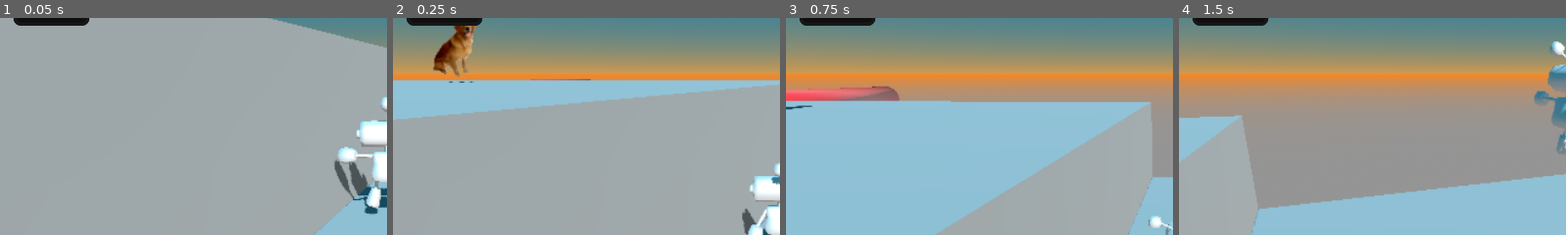
Above: before the commit, frames 1-4 (left to right).
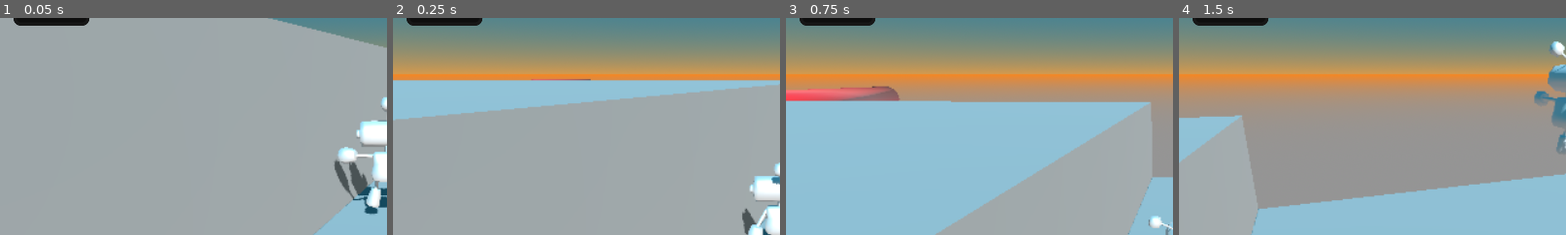
Above: after the commit, the same moments.

Repository: fliposab/ProgettoStage
Game: Godot game, scene res://levels/test_level.tscn
Two runs of this game, one before a commit and one after it. Both use one fixed random seed, a clock stepped at 60 frames per second and the inputs below.
Inputs:
- Up to frame 1 (0.05 s): no input
- Up to frame 2 (0.25 s): no input
- Up to frame 3 (0.75 s): hold D (move_right) from 0.53 s (still down); hold E (interact) from 0.53 s (still down)
- Up to frame 4 (1.5 s): tap Space (jump) at 0.77, 0.8, 1.07, 1.35 s; release D (move_right) at 1.28 s; release E (interact) at 1.28 s; hold Q (interact_go_back) from 1.28 s (still down)
The pictures show only the part of the screen within x 0-50%, y 8-58%; the shares and areas given below are measured in that part.

The runs differ from the first frame. In frame 2, 1.5% of the frame differs, in the area x 10-22%, y 3-30%; in frame 3, less than 0.1%; in frame 4, less than 0.1%.

Commit message:
decision tree

Diff:
--- a/Sviluppo/Godot/code/level/assets/fall_area.gd
+++ b/Sviluppo/Godot/code/level/assets/fall_area.gd
@@ -6,13 +6,15 @@
 @onready var fade : Control = $Fade
 
 func _on_body_entered(body: Node3D) -> void:
-	if !body is Player:
-		return
-	var player : Player = body
-	timer.start()
-	fade.play_fade()
-	await timer.timeout
-	respawn_player(player)
+	if body is Player:
+		var player : Player = body
+		timer.start()
+		fade.play_fade()
+		await timer.timeout
+		respawn_player(player)
+	elif body is TrainingImage:
+		body.return_to_spawn()
+
 
 func respawn_player(player: Player)->void:
 	player.return_to_respawn_point()
--- a/Sviluppo/Godot/code/level/assets/training_image.gd
+++ b/Sviluppo/Godot/code/level/assets/training_image.gd
@@ -1,5 +1,31 @@
 extends CharacterBody3D
 class_name TrainingImage
 
+@export var id : String
+
+var _spawn_position : Vector3
+var holding : bool = false
+var og_parent : Node
+
+func _ready()->void:
+	og_parent = get_parent()
+	_spawn_position = global_position
+
 func _physics_process(delta: float) -> void:
+	if !is_on_floor() and !holding:
+		velocity -= -get_gravity()*delta
 	move_and_slide()
+
+func return_to_spawn()->void:
+	if holding:
+		move_node(og_parent, false)
+	global_position = _spawn_position
+
+func move_node(new_parent, grab = true): # node - the node that you want to move, new_parent - where you want to move the node
+	var keep_position : Vector3 = global_position
+	self.get_parent().remove_child(self) # Get node's parent and remove node from it
+	new_parent.add_child(self) # Add node to new parent as a child
+	if grab:
+		position = Vector3(0.0,5.0,0.0)
+	else:
+		global_position = keep_position - Vector3(0.0,0.55,0.0)
--- /dev/null
+++ b/Sviluppo/Godot/code/level/decision_tree/decision_node.gd
@@ -0,0 +1,22 @@
+extends Node3D
+class_name DecisionNode
+
+@export var id : String
+@export var is_final : bool = false
+@onready var ui : Control = $Control
+
+func _on_area_3d_body_entered(body: Node3D) -> void:
+	if body is TrainingImage:
+		if is_final and body.id == id:
+			#play_effect
+			return
+		elif is_final:
+			#play
+			body.return_to_spawn()
+			return
+	else:
+		ui.show()
+
+func _on_area_3d_body_exited(body: Node3D) -> void:
+	if body is Player:
+		ui.hide()
--- a/Sviluppo/Godot/code/level/linear_regression/lr_graph.gd
+++ b/Sviluppo/Godot/code/level/linear_regression/lr_graph.gd
@@ -61,6 +61,6 @@
 
 func position_line(point1: Vector3, point2: Vector3)->void:
 	var sum : Vector3 = Vector3(point1.x+point2.x, point1.y+point2.y, point1.z+point2.z)
-	var new_position : Vector3 = Vector3(sum.x/2.0,global_position.y-0.2,sum.z/2.0)
+	var new_position : Vector3 = Vector3(sum.x/2.0,global_position.y-0.22,sum.z/2.0)
 	line.look_at(point1)
 	line.global_position = new_position
--- a/Sviluppo/Godot/code/player.gd
+++ b/Sviluppo/Godot/code/player.gd
@@ -13,6 +13,12 @@
 @onready var _model_player : AnimationPlayer = $Model/AnimationPlayer
 @onready var _respawn_point : RespawnPoint = $RespawnPoint
 @onready var _movement_node : PlayerMovement = $Misc/Movement
+@onready var _bone_attachment : BoneAttachment3D = $Model/Armature/Skeleton3D/BoneAttachment3D
+
+var grab_item : Node3D
+var can_grab : bool = false
+var is_holding : bool = false
+var hold_item : Node3D
 
 func _physics_process(delta: float) -> void:
 	check_if_on_floor(delta)
@@ -57,3 +63,28 @@
 
 func change_state(state: String, msg := {})->void:
 	_state_machine.transition_to(state, msg)
+
+func set_grab_item(body: Node3D)->void:
+	grab_item = body
+	if body:
+		can_grab = true
+	else:
+		can_grab = false
+
+func set_hold_item(body: Node3D)->void:
+	hold_item = body
+
+func carry()->void:
+	#_bone_attachment.add_child(grab_item)
+	grab_item.move_node(_bone_attachment)
+	grab_item.holding = true
+
+func release()->void:
+	#_bone_attachment.remove_child(grab_item)
+	hold_item.move_node(hold_item.og_parent, false)
+	hold_item.holding = false
+
+func reset_grab_item(body: Node3D) -> void:
+	await get_tree().process_frame
+	grab_item = null
+	can_grab = false
--- /dev/null
+++ b/Sviluppo/Godot/code/player/grab_area.gd
@@ -0,0 +1,13 @@
+extends Area3D
+class_name GrabArea
+
+@onready var ui : Control = $Control
+
+func _ready()->void:
+	ui.hide()
+
+func _on_body_entered(body: Node3D) -> void:
+	ui.show()
+
+func _on_body_exited(body: Node3D) -> void:
+	ui.hide()
--- /dev/null
+++ b/Sviluppo/Godot/code/state_machine/states/grab_state.gd
@@ -0,0 +1,18 @@
+extends State
+
+func enter(previous_state_path, _msg:={})->void :
+	player.carry()
+	player.set_hold_item(player.grab_item)
+	player.play("grab")
+	player.can_grab = false
+	$Timer.start()
+
+func physics_update(delta: float)->void:
+	player.velocity = Vector3.ZERO
+
+func _on_timer_timeout() -> void:
+	finished.emit("Idle")
+
+func exit():
+	player.can_grab = true
+	player.is_holding = true
--- a/Sviluppo/Godot/code/state_machine/states/ground_move.gd
+++ b/Sviluppo/Godot/code/state_machine/states/ground_move.gd
@@ -1,7 +1,10 @@
 extends State
 
 func enter(previous_state_path, _msg:={})->void :
-	player.play("run")
+	if player.is_holding:
+		player.play("run_grab")
+	else:
+		player.play("run")
 
 func physics_update(delta: float)->void:
 	player.get_move_input(delta, 0.1)
@@ -15,3 +18,5 @@
 	if !player.is_on_floor():
 		finished.emit("Air")
 		return
+	if Input.is_action_just_pressed("interact") and player.grab_item:
+		finished.emit("Grab")
--- a/Sviluppo/Godot/code/state_machine/states/player_ground_state.gd
+++ b/Sviluppo/Godot/code/state_machine/states/player_ground_state.gd
@@ -3,7 +3,10 @@
 func enter(previous_state_path, _msg:={})->void :
 	if _msg.has("reset_camera"):
 		player.reset_camera()
-	player.play("idle")
+	if player.is_holding:
+		player.play("idle_grab")
+	else:
+		player.play("idle")
 	player.set_respawn_point()
 
 func physics_update(delta: float)->void:
@@ -18,3 +21,7 @@
 	if !player.is_on_floor():
 		finished.emit("Air")
 		return
+	if Input.is_action_just_pressed("interact") and player.grab_item and player.can_grab:
+		finished.emit("Grab")
+	if Input.is_action_just_pressed("interact") and player.is_holding and player.can_grab:
+		finished.emit("Release")
--- a/Sviluppo/Godot/code/state_machine/states/player_jump_state.gd
+++ b/Sviluppo/Godot/code/state_machine/states/player_jump_state.gd
@@ -6,15 +6,24 @@
 	falling = false
 	if _msg.has("jump"):
 		player.velocity.y += player.jump
-		player.play("jump")
+		if player.is_holding:
+			player.play("jump_grab")
+		else:
+			player.play("jump")
 	else:
 		falling = true
-		player.play("fall_still")
+		if player.is_holding:
+			player.play("fall_still_grab")
+		else:
+			player.play("fall_still")
 
 
 func physics_update(delta: float)->void:
 	if player.velocity.y < 0.0 and !falling:
-		player.play("fall")
+		if player.is_holding:
+			player.play("fall_grab")
+		else:
+			player.play("fall")
 		falling = true
 	player.get_move_input(delta, 0.03)
 	if player.is_on_floor():
--- /dev/null
+++ b/Sviluppo/Godot/code/state_machine/states/release_state.gd
@@ -0,0 +1,18 @@
+extends State
+
+func enter(previous_state_path, _msg:={})->void :
+	player.play("release")
+	player.can_grab = false
+	$Timer.start()
+
+func physics_update(delta: float)->void:
+	player.velocity = Vector3.ZERO
+
+func _on_timer_timeout() -> void:
+	finished.emit("Idle")
+
+func exit():
+	player.release()
+	player.can_grab = true
+	player.is_holding = false
+	player.set_hold_item(null)
--- /dev/null
+++ b/Sviluppo/Godot/entities/Player/grab_area.tscn
@@ -0,0 +1,43 @@
+[gd_scene load_steps=4 format=3 uid="uid://bq5ldbsphh7ei"]
+
+[ext_resource type="Script" uid="uid://oxtn1dkvmkf3" path="res://code/player/grab_area.gd" id="1_8dr30"]
+[ext_resource type="StyleBox" uid="uid://dgpm7ei5xh82y" path="res://ui/styles/label_styles.tres" id="2_iyqr2"]
+
+[sub_resource type="BoxShape3D" id="BoxShape3D_8rie4"]
+size = Vector3(1, 1.32373, 1)
+
+[node name="GrabArea" type="Area3D"]
+collision_layer = 2
+collision_mask = 16
+script = ExtResource("1_8dr30")
+
+[node name="CollisionShape3D" type="CollisionShape3D" parent="."]
+transform = Transform3D(1, 0, 0, 0, 1, 0, 0, 0, 1, 0, 0.838135, -0.581138)
+shape = SubResource("BoxShape3D_8rie4")
+
+[node name="Control" type="Control" parent="."]
+layout_mode = 3
+anchors_preset = 15
+anchor_right = 1.0
+anchor_bottom = 1.0
+grow_horizontal = 2
+grow_vertical = 2
+
+[node name="Label" type="Label" parent="Control"]
+layout_mode = 1
+anchors_preset = 7
+anchor_left = 0.5
+anchor_top = 1.0
+anchor_right = 0.5
+anchor_bottom = 1.0
+offset_left = -20.0
+offset_top = -23.0
+offset_right = 20.0
+grow_horizontal = 2
+grow_vertical = 0
+theme_override_font_sizes/font_size = 32
+theme_override_styles/normal = ExtResource("2_iyqr2")
+text = "E: GRAB"
+
+[connection signal="body_entered" from="." to="." method="_on_body_entered"]
+[connection signal="body_exited" from="." to="." method="_on_body_exited"]
--- a/Sviluppo/Godot/entities/player.tscn
+++ b/Sviluppo/Godot/entities/player.tscn
@@ -16,7 +16,10 @@
 [ext_resource type="Script" uid="uid://bwysmcgwjxr43" path="res://code/state_machine/states/ground_move.gd" id="10_q0i8f"]
 [ext_resource type="Script" uid="uid://blhi14wa3153j" path="res://code/state_machine/states/interact_state.gd" id="12_oprnr"]
 [ext_resource type="PackedScene" uid="uid://c53auo3nnhq7r" path="res://entities/Player/collect_area.tscn" id="15_0i614"]
+[ext_resource type="Script" uid="uid://ppcj2kwmv24b" path="res://code/state_machine/states/grab_state.gd" id="15_cgp7q"]
+[ext_resource type="Script" uid="uid://j615waeyteij" path="res://code/state_machine/states/release_state.gd" id="16_1n8aq"]
 [ext_resource type="PackedScene" uid="uid://l6t1uan5ppyr" path="res://entities/shadow_decal.tscn" id="17_8rie4"]
+[ext_resource type="PackedScene" uid="uid://bq5ldbsphh7ei" path="res://entities/Player/grab_area.tscn" id="18_dp3pk"]
 
 [sub_resource type="CapsuleShape3D" id="CapsuleShape3D_qly61"]
 radius = 0.2
@@ -24,6 +27,7 @@
 
 [node name="Player" type="CharacterBody3D"]
 collision_layer = 2
+collision_mask = 17
 floor_max_angle = 0.523599
 script = ExtResource("1_merdl")
 speed = 400.0
@@ -35,38 +39,6 @@
 transform = Transform3D(-0.15, 0, -1.31134e-08, 0, 0.15, 0, 1.31134e-08, 0, -0.15, 0, 0, 0)
 
 [node name="Skeleton3D" parent="Model/Armature" index="0"]
-bones/1/position = Vector3(0, 3.84044, 0.138635)
-bones/1/rotation = Quaternion(-0.00596624, -1.02713e-25, 1.72353e-18, 0.999982)
-bones/2/rotation = Quaternion(0.00596624, 1.02915e-25, -1.72353e-18, 0.999982)
-bones/7/rotation = Quaternion(0.0233332, 0.363725, -0.878, 0.310284)
-bones/8/rotation = Quaternion(0.199701, -6.41515e-09, -6.62563e-08, 0.979857)
-bones/9/rotation = Quaternion(0.294851, -6.47267e-09, -1.2589e-07, 0.955543)
-bones/10/rotation = Quaternion(-0.0510753, -0.00363084, -0.112103, 0.992377)
-bones/11/rotation = Quaternion(0.049143, -0.289197, 0.905287, 0.307256)
-bones/12/rotation = Quaternion(0.0160817, 2.40546e-09, 4.32379e-08, 0.999871)
-bones/13/rotation = Quaternion(0.414254, 1.27188e-09, 2.22043e-07, 0.910161)
-bones/14/rotation = Quaternion(-0.0769091, 0.00363391, 0.112197, 0.990699)
-bones/15/rotation = Quaternion(0.960393, 0.0640046, -0.0960665, 0.253615)
-bones/15/scale = Vector3(1, 1, 1.00001)
-bones/16/rotation = Quaternion(0.25005, -1.56615e-09, 0.000772831, 0.968233)
-bones/17/rotation = Quaternion(0.410664, 4.00614e-08, 0.00126909, 0.911786)
-bones/18/rotation = Quaternion(-0.395764, 0.00117326, 0.036678, 0.917619)
-bones/19/rotation = Quaternion(0.981876, -0.0533215, 0.102285, 0.150379)
-bones/20/rotation = Quaternion(0.0445211, -1.4238e-07, -0.000137002, 0.999008)
-bones/21/rotation = Quaternion(0.53128, -9.09786e-08, -0.00164146, 0.847194)
-bones/22/rotation = Quaternion(-0.427598, -0.00119056, -0.0371349, 0.903205)
-bones/23/position = Vector3(0.973042, 2.18657, -3.93359e-08)
-bones/23/rotation = Quaternion(0.707106, 0.001093, 0.001093, 0.707106)
-bones/25/position = Vector3(1.19363, 3.19957, 1.31322)
-bones/26/position = Vector3(-0.973042, 2.18657, -3.93359e-08)
-bones/26/rotation = Quaternion(0.707106, -0.001093, -0.001093, 0.707106)
-bones/28/position = Vector3(-1.19363, 3.19957, 1.31322)
-bones/29/position = Vector3(2.80394, 4.56957, -0.373263)
-bones/29/rotation = Quaternion(-0.0503453, -0.0451223, -0.588757, 0.805478)
-bones/31/position = Vector3(2.65074, 6.18134, -3.18668)
-bones/32/position = Vector3(-2.80394, 4.56957, -0.373263)
-bones/32/rotation = Quaternion(-0.0503453, 0.0451224, 0.588757, 0.805478)
-bones/34/position = Vector3(-2.65074, 6.18134, -3.18668)
 script = ExtResource("3_kdgjc")
 
 [node name="SpringBoneSimulator3D" type="SpringBoneSimulator3D" parent="Model/Armature/Skeleton3D" index="1"]
@@ -91,9 +63,16 @@
 settings/0/enable_all_child_collisions = true
 settings/0/exclude_collision_count = 0
 
+[node name="BoneAttachment3D" type="BoneAttachment3D" parent="Model/Armature/Skeleton3D" index="2"]
+transform = Transform3D(1, 0, 0, 0, 1, 0, 0, 0, 1, 0, 0.0182943, 3.10808)
+bone_name = "object"
+bone_idx = 35
+
 [node name="Decal" parent="Model/Armature" index="1" instance=ExtResource("17_8rie4")]
 transform = Transform3D(-6.66667, 0, 5.82818e-07, 0, 6.66667, 0, -5.82818e-07, 0, -6.66667, 0.659412, -21.11, 5.76475e-08)
 distance_fade_enabled = true
+
+[node name="GrabArea" parent="Model" instance=ExtResource("18_dp3pk")]
 
 [node name="Misc" type="Node" parent="."]
 
@@ -129,6 +108,20 @@
 [node name="Interact" type="Node" parent="StateMachine"]
 script = ExtResource("12_oprnr")
 
+[node name="Grab" type="Node" parent="StateMachine"]
+script = ExtResource("15_cgp7q")
+
+[node name="Timer" type="Timer" parent="StateMachine/Grab"]
+wait_time = 0.5
+one_shot = true
+
+[node name="Release" type="Node" parent="StateMachine"]
+script = ExtResource("16_1n8aq")
+
+[node name="Timer" type="Timer" parent="StateMachine/Release"]
+wait_time = 0.5
+one_shot = true
+
 [node name="CameraRaycast" parent="." instance=ExtResource("5_qly61")]
 transform = Transform3D(1, 0, 0, 0, 1, 0, 0, 0, 1, 0, 0.56907, 0)
 speed = Vector2(1, 2)
@@ -150,6 +143,10 @@
 
 [node name="CollectArea" parent="." instance=ExtResource("15_0i614")]
 
+[connection signal="body_entered" from="Model/GrabArea" to="." method="set_grab_item"]
+[connection signal="body_exited" from="Model/GrabArea" to="." method="reset_grab_item"]
 [connection signal="changed" from="Misc/Collectibles" to="PlayerUI/PanelContainer" method="change_text_count"]
+[connection signal="timeout" from="StateMachine/Grab/Timer" to="StateMachine/Grab" method="_on_timer_timeout"]
+[connection signal="timeout" from="StateMachine/Release/Timer" to="StateMachine/Release" method="_on_timer_timeout"]
 
 [editable path="Model"]
--- /dev/null
+++ b/Sviluppo/Godot/levels/assets/decision_node.tscn
@@ -0,0 +1,66 @@
+[gd_scene load_steps=6 format=3 uid="uid://becejkmc1y65j"]
+
+[ext_resource type="Script" uid="uid://cyvik771hju76" path="res://code/level/decision_tree/decision_node.gd" id="1_2t767"]
+[ext_resource type="StyleBox" uid="uid://dgpm7ei5xh82y" path="res://ui/styles/label_styles.tres" id="2_88wmp"]
+
+[sub_resource type="CylinderShape3D" id="CylinderShape3D_88wmp"]
+height = 0.3
+radius = 1.8
+
+[sub_resource type="CylinderMesh" id="CylinderMesh_mpyy2"]
+top_radius = 1.8
+bottom_radius = 1.8
+
+[sub_resource type="CylinderShape3D" id="CylinderShape3D_qfduj"]
+height = 0.2
+radius = 1.75293
+
+[node name="DecisionNode" type="Node3D"]
+script = ExtResource("1_2t767")
+
+[node name="StaticBody3D" type="StaticBody3D" parent="."]
+
+[node name="CollisionShape3D" type="CollisionShape3D" parent="StaticBody3D"]
+transform = Transform3D(1, 0, 0, 0, 1, 0, 0, 0, 1, 0, 0.040581, 0)
+shape = SubResource("CylinderShape3D_88wmp")
+debug_color = Color(0, 0.6, 0.701961, 1)
+
+[node name="MeshInstance3D" type="MeshInstance3D" parent="StaticBody3D"]
+transform = Transform3D(1, 0, 0, 0, 0.15, 0, 0, 0, 1, 0, 0.040581, 0)
+mesh = SubResource("CylinderMesh_mpyy2")
+skeleton = NodePath("../..")
+
+[node name="Area3D" type="Area3D" parent="."]
+transform = Transform3D(1, 0, 0, 0, 1, 0, 0, 0, 1, 0, -0.157166, 0)
+collision_layer = 17
+collision_mask = 18
+
+[node name="CollisionShape3D" type="CollisionShape3D" parent="Area3D"]
+transform = Transform3D(1, 0, 0, 0, 1, 0, 0, 0, 1, 0, 0.355471, 0)
+shape = SubResource("CylinderShape3D_qfduj")
+debug_color = Color(0, 0.6, 0.701961, 1)
+
+[node name="Control" type="Control" parent="."]
+visible = false
+layout_mode = 3
+anchors_preset = 15
+anchor_right = 1.0
+anchor_bottom = 1.0
+grow_horizontal = 2
+grow_vertical = 2
+
+[node name="Label" type="Label" parent="Control"]
+layout_mode = 1
+anchors_preset = 5
+anchor_left = 0.5
+anchor_right = 0.5
+offset_left = -20.0
+offset_right = 20.0
+offset_bottom = 23.0
+grow_horizontal = 2
+theme_override_font_sizes/font_size = 32
+theme_override_styles/normal = ExtResource("2_88wmp")
+text = "QUESTION_1"
+
+[connection signal="body_entered" from="Area3D" to="." method="_on_area_3d_body_entered"]
+[connection signal="body_exited" from="Area3D" to="." method="_on_area_3d_body_exited"]
--- /dev/null
+++ b/Sviluppo/Godot/levels/assets/decision_tree.tscn
@@ -0,0 +1,37 @@
+[gd_scene load_steps=3 format=3 uid="uid://cona58iu8eeah"]
+
+[ext_resource type="PackedScene" uid="uid://becejkmc1y65j" path="res://levels/assets/decision_node.tscn" id="1_cftd1"]
+
+[sub_resource type="BoxShape3D" id="BoxShape3D_8e6fb"]
+size = Vector3(44.9336, 30, 1.96582)
+
+[node name="DecisionTree" type="Node3D"]
+
+[node name="Nodes" type="Node3D" parent="."]
+transform = Transform3D(1, 0, 0, 0, 1, 0, 0, 0, 1, 0, 0.0700061, 0)
+
+[node name="DecisionNode" parent="Nodes" instance=ExtResource("1_cftd1")]
+
+[node name="DecisionNode2" parent="Nodes" instance=ExtResource("1_cftd1")]
+transform = Transform3D(1, 0, 0, 0, 1, 0, 0, 0, 1, 4, 3, 0)
+
+[node name="DecisionNode3" parent="Nodes" instance=ExtResource("1_cftd1")]
+transform = Transform3D(1, 0, 0, 0, 1, 0, 0, 0, 1, -4, 3, 0)
+
+[node name="DecisionNode4" parent="Nodes" instance=ExtResource("1_cftd1")]
+transform = Transform3D(1, 0, 0, 0, 1, 0, 0, 0, 1, -8, 6, 0)
+id = "golden_retriever"
+is_final = true
+
+[node name="DecisionNode5" parent="Nodes" instance=ExtResource("1_cftd1")]
+transform = Transform3D(1, 0, 0, 0, 1, 0, 0, 0, 1, -4, 6, 5)
+id = "german_sheperd"
+is_final = true
+
+[node name="Branches" type="Node3D" parent="."]
+
+[node name="Area3D" type="Area3D" parent="."]
+
+[node name="CollisionShape3D" type="CollisionShape3D" parent="Area3D"]
+transform = Transform3D(1, 0, 0, 0, 1, 0, 0, 0, 1, 0, 11.96, 0.141744)
+shape = SubResource("BoxShape3D_8e6fb")
--- a/Sviluppo/Godot/levels/assets/fall_area.tscn
+++ b/Sviluppo/Godot/levels/assets/fall_area.tscn
@@ -4,9 +4,10 @@
 [ext_resource type="PackedScene" uid="uid://v3o67ynj7g3j" path="res://ui/fade.tscn" id="2_uyk4g"]
 
 [sub_resource type="BoxShape3D" id="BoxShape3D_uyk4g"]
+size = Vector3(0.001, 1, 1)
 
 [node name="FallArea" type="Area3D"]
-collision_mask = 3
+collision_mask = 18
 script = ExtResource("1_10wuw")
 
 [node name="CollisionShape3D" type="CollisionShape3D" parent="."]
--- /dev/null
+++ b/Sviluppo/Godot/levels/assets/npc/llm_bot.tscn
@@ -0,0 +1,14 @@
+[gd_scene load_steps=3 format=3 uid="uid://cdh1x6pxwnv0y"]
+
+[sub_resource type="CapsuleMesh" id="CapsuleMesh_qso11"]
+
+[sub_resource type="CapsuleShape3D" id="CapsuleShape3D_l1a37"]
+
+[node name="LLMBot" type="CharacterBody3D"]
+
+[node name="MeshInstance3D" type="MeshInstance3D" parent="."]
+mesh = SubResource("CapsuleMesh_qso11")
+skeleton = NodePath("../CollisionShape3D")
+
+[node name="CollisionShape3D" type="CollisionShape3D" parent="."]
+shape = SubResource("CapsuleShape3D_l1a37")
--- a/Sviluppo/Godot/levels/assets/training_images/training_image1.tscn
+++ b/Sviluppo/Godot/levels/assets/training_images/training_image1.tscn
@@ -19,15 +19,20 @@
 material = SubResource("StandardMaterial3D_hwxms")
 size = Vector2(2, 2)
 
-[node name="TrainingImage" type="CharacterBody3D"]
+[node name="GoldenRetriever" type="CharacterBody3D"]
+collision_layer = 16
+collision_mask = 17
 script = ExtResource("1_8crgr")
+id = "golden_retriever"
 
 [node name="CollisionShape3D" type="CollisionShape3D" parent="."]
-transform = Transform3D(1.3, 0, 0, 0, 1.3, 0, 0, 0, 1.3, 0, 0, 0)
+transform = Transform3D(1.3, 0, 0, 0, 1.3, 0, 0, 0, 1.3, 0, 0.941515, 0)
 shape = SubResource("BoxShape3D_jbi1f")
 
 [node name="MeshInstance3D" type="MeshInstance3D" parent="."]
+transform = Transform3D(1, 0, 0, 0, 1, 0, 0, 0, 1, 0, 0.941515, 0)
 layers = 2
 mesh = SubResource("QuadMesh_fof80")
 
 [node name="Decal" parent="." instance=ExtResource("3_53i1g")]
+transform = Transform3D(1, 0, 0, 0, 1, 0, 0, 0, 1, 0, -2.08832, 0)
--- /dev/null
+++ b/Sviluppo/Godot/levels/dt_level.tscn
@@ -0,0 +1,46 @@
+[gd_scene load_steps=8 format=3 uid="uid://dsub0ok6urt1p"]
+
+[ext_resource type="PackedScene" uid="uid://cyumfgemisawb" path="res://levels/base_level.tscn" id="1_l1nkn"]
+[ext_resource type="PackedScene" uid="uid://331irxrfvw3d" path="res://levels/assets/training_images/training_image1.tscn" id="2_wgacr"]
+[ext_resource type="PackedScene" uid="uid://cona58iu8eeah" path="res://levels/assets/decision_tree.tscn" id="3_ciugy"]
+[ext_resource type="PackedScene" uid="uid://dtnoyauwy2ndr" path="res://levels/assets/fall_area.tscn" id="4_8vxcw"]
+
+[sub_resource type="BoxShape3D" id="BoxShape3D_ciugy"]
+size = Vector3(15, 1, 15)
+
+[sub_resource type="BoxMesh" id="BoxMesh_ciugy"]
+
+[sub_resource type="BoxShape3D" id="BoxShape3D_8g85a"]
+size = Vector3(100, 1, 100)
+
+[node name="DTLevel" instance=ExtResource("1_l1nkn")]
+
+[node name="DirectionalLight3D" parent="." index="2"]
+transform = Transform3D(-0.262088, 0.915396, -0.305549, 0.667674, 0.400607, 0.627475, 0.696793, -0.0395539, -0.71618, 0, 2.06607, 2.43376)
+
+[node name="PlayerSpawn" parent="." index="5"]
+transform = Transform3D(-0.939693, 0, 0.34202, 0, 1, 0, -0.34202, 0, -0.939693, 0, 1.99406, 0.479774)
+
+[node name="StaticBody3D" type="StaticBody3D" parent="." index="6"]
+
+[node name="CollisionShape3D" type="CollisionShape3D" parent="StaticBody3D" index="0"]
+shape = SubResource("BoxShape3D_ciugy")
+
+[node name="MeshInstance3D" type="MeshInstance3D" parent="StaticBody3D" index="1"]
+transform = Transform3D(15, 0, 0, 0, 1, 0, 0, 0, 15, 0, 0, 0)
+mesh = SubResource("BoxMesh_ciugy")
+
+[node name="DecisionTree" parent="." index="7" instance=ExtResource("3_ciugy")]
+transform = Transform3D(1, 0, 0, 0, 1, 0, 0, 0, 1, 0, 2.45972, 6.9589)
+
+[node name="GoldenRetriever" parent="." index="8" instance=ExtResource("2_wgacr")]
+transform = Transform3D(1, 0, 0, 0, 1, 0, 0, 0, 1, -0.577736, 0.818223, -4.7254)
+
+[node name="FallArea" parent="." index="9" instance=ExtResource("4_8vxcw")]
+transform = Transform3D(1, 0, 0, 0, 1, 0, 0, 0, 1, 0, -6.50139, 0)
+
+[node name="CollisionShape3D" parent="FallArea" index="0"]
+transform = Transform3D(1, 0, 0, 0, 1, 0, 0, 0, 1, -0.4995, 0, 0)
+shape = SubResource("BoxShape3D_8g85a")
+
+[editable path="FallArea"]
--- a/Sviluppo/Godot/levels/hub_level.tscn
+++ b/Sviluppo/Godot/levels/hub_level.tscn
@@ -179,12 +179,13 @@
 
 [node name="LevelTube3" parent="Models" instance=ExtResource("2_ftq5n")]
 transform = Transform3D(-0.5, 0, 0.866025, 0, 1, 0, -0.866025, 0, -0.5, 0, 0, 0)
-
-[node name="Area3D" parent="Models/LevelTube3" index="0"]
-collision_mask = 0
+load_level_path = "res://levels/dt_level.tscn"
 
 [node name="tube" parent="Models/LevelTube3/LevelTube/level_tube" index="0"]
 mesh = SubResource("ArrayMesh_0nv80")
+
+[node name="Label" parent="Models/LevelTube3/Control/VBoxContainer" index="0"]
+text = "DECISION_TREE"
 
 [node name="LevelTube2" parent="Models" instance=ExtResource("2_ftq5n")]
 transform = Transform3D(-0.5, 0, -0.866025, 0, 1, 0, 0.866025, 0, -0.5, 0, 0, 0)
--- a/Sviluppo/Godot/levels/test_level.tscn
+++ b/Sviluppo/Godot/levels/test_level.tscn
@@ -29,7 +29,7 @@
 sky = SubResource("Sky_x25rp")
 
 [sub_resource type="BoxShape3D" id="BoxShape3D_o6mel"]
-size = Vector3(146.697, 1, 488.913)
+size = Vector3(146.697, 2, 200)
 
 [node name="TestLevel" type="Node3D"]
 script = ExtResource("1_x25rp")
@@ -98,7 +98,7 @@
 transform = Transform3D(-1, 0, 8.74228e-08, 0, 1, 0, -8.74228e-08, 0, -1, -20.3032, 2.8677, 6.10808)
 graph = NodePath("../LRGraph")
 
-[node name="CharacterBody3D" parent="." instance=ExtResource("9_ly3hx")]
-transform = Transform3D(1, 0, 0, 0, 1, 0, 0, 0, 1, -15.7228, 3.66673, -4.5754)
+[node name="GoldenRetriever" parent="." instance=ExtResource("9_ly3hx")]
+transform = Transform3D(1, 0, 0, 0, 1, 0, 0, 0, 1, -11.6614, 3.62369, 6.01965)
 
 [editable path="FallArea"]
--- /dev/null
+++ b/Sviluppo/Godot/models/materials/vertex_color.tres
@@ -0,0 +1,3 @@
+[gd_resource type="StandardMaterial3D" format=3 uid="uid://ds170bbbrg71m"]
+
+[resource]
--- a/Sviluppo/Godot/project.godot
+++ b/Sviluppo/Godot/project.godot
@@ -33,6 +33,7 @@
 folder_colors={
 "res://code/": "purple",
 "res://entities/": "red",
+"res://levels/": "blue",
 "res://models/": "orange",
 "res://ui/": "green"
 }
Not shown, added: Sviluppo/Godot/addons/godot_llm/godot_llm.gdextension.uid
Not shown, added: Sviluppo/Godot/code/level/decision_tree/decision_node.gd.uid
Not shown, added: Sviluppo/Godot/code/player/grab_area.gd.uid
Not shown, added: Sviluppo/Godot/code/state_machine/states/grab_state.gd.uid
Not shown, added: Sviluppo/Godot/code/state_machine/states/release_state.gd.uid
Not shown: 1 places in Sviluppo/Godot/entities/player.tscn that only renumber resources
Binary file added: Sviluppo/Godot/models/dt_platform.glb
Not shown, added: Sviluppo/Godot/models/dt_platform.glb.import
Binary file changed: Sviluppo/Godot/models/player.glb
Not shown, changed: Sviluppo/Godot/models/player.glb.import
Not shown, added: Sviluppo/Blender/cilinder.blend
Not shown, changed: Sviluppo/Blender/player.blend
(and 12 more such lines)
